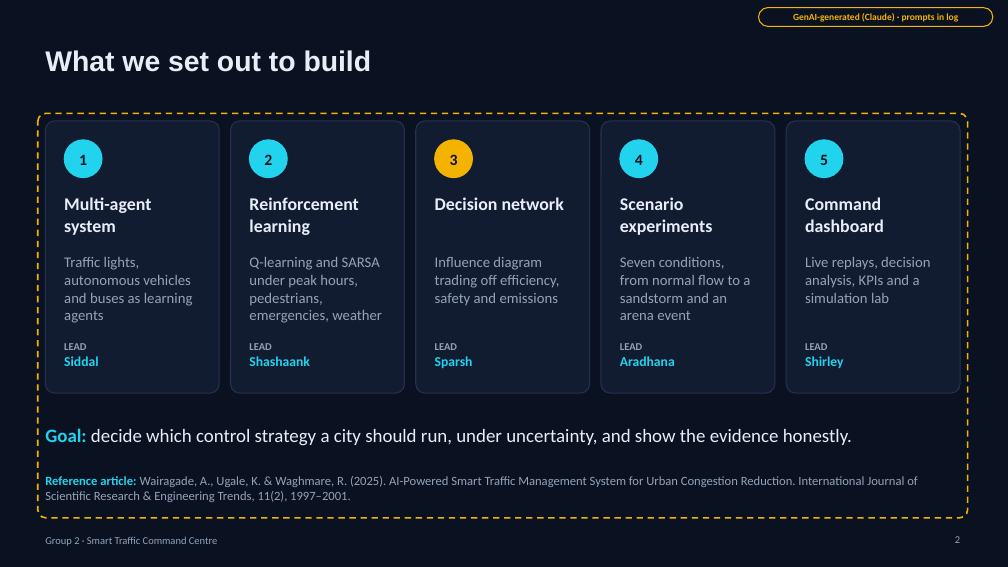
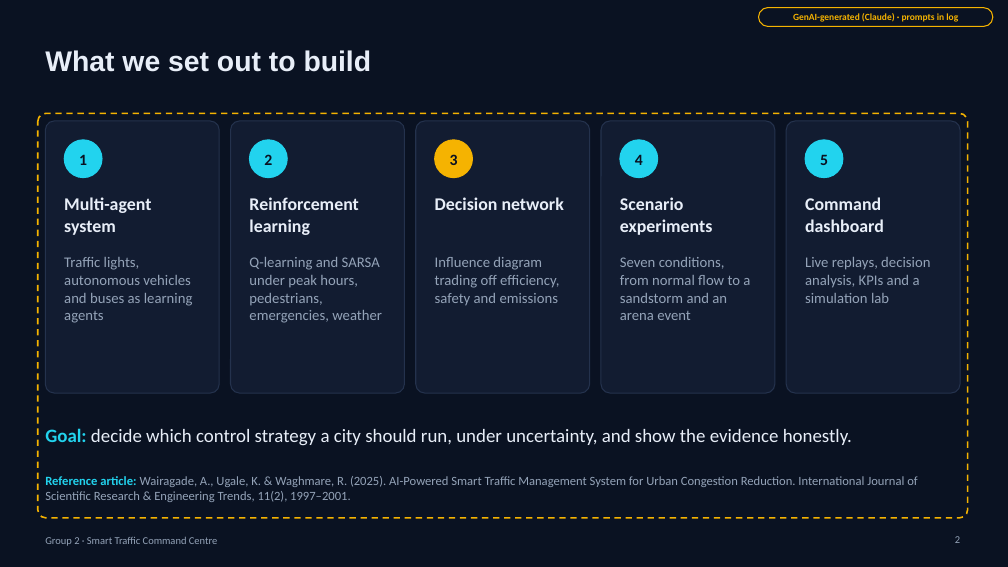
Before and after one commit to Sbot-c/Smart_Traffic_U, a slide deck: slide 2 of presentation/Smart_Traffic_Group2.pptx. Drawn at 1008x567 pixels with LibreOffice and Linux fonts; fonts in the diff are those of the drawing. Boxes give left, top, right and bottom in pixels: in the first picture for what was removed or moved away, otherwise in the second. Text is boxed around its words. In the diff, an @@ line names an element or a change of style, - is before the commit and + after.

```diff
--- a/presentation/Smart_Traffic_Group2.pptx
+++ b/presentation/Smart_Traffic_Group2.pptx
@@ text removed at <box>64,343,98,366</box> @@
-LEAD
-Siddal
@@ text removed at <box>249,343,309,366</box> @@
-LEAD
-Shashaank
@@ text removed at <box>435,343,473,368</box> @@
-LEAD
-Sparsh
@@ text removed at <box>620,343,675,366</box> @@
-LEAD
-Aradhana
@@ text removed at <box>805,343,843,368</box> @@
-LEAD
-Shirley
```
Also in this commit, not shown: 1 other slide changed, 4 other files.
